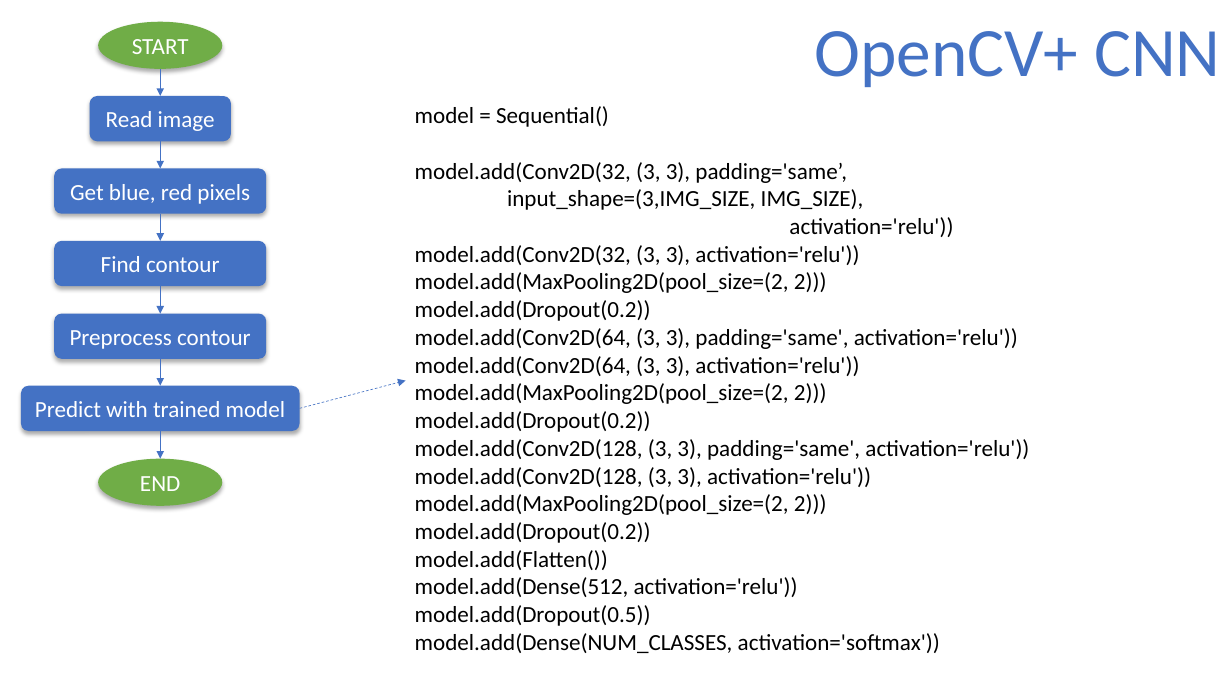
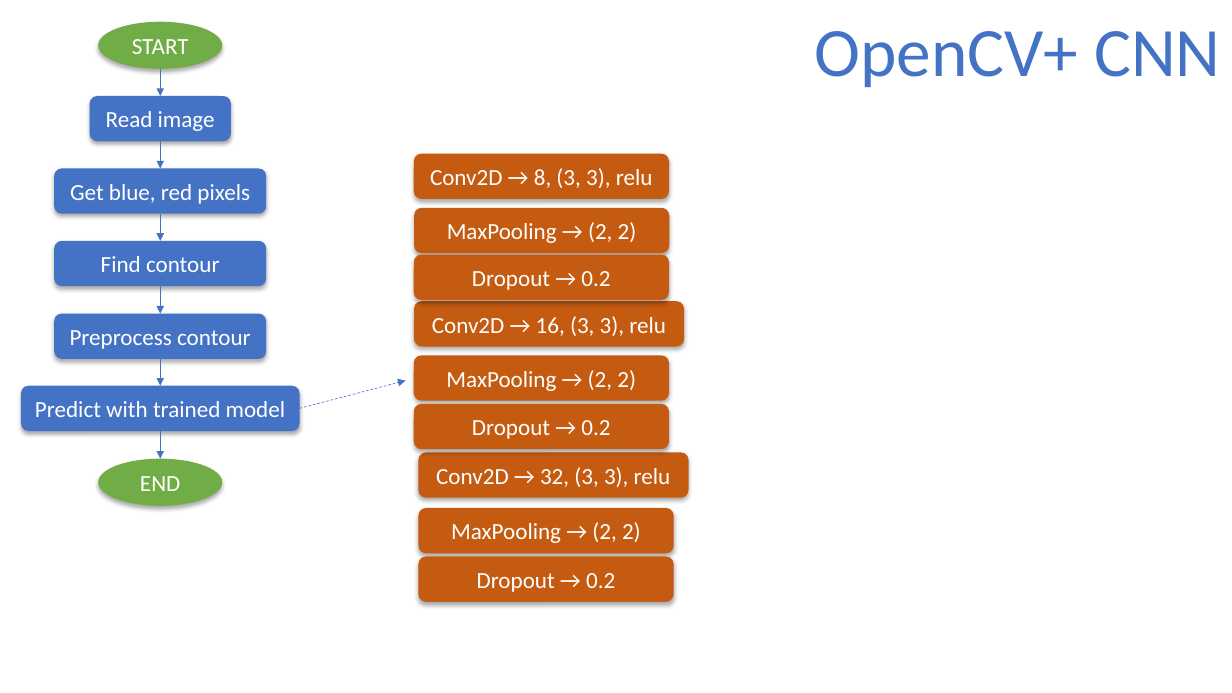
Before and after one commit to fxanhkhoa/final-thesis-autocar-opencv-cnn-yolov3, a slide deck: slide 4 of documents/Flowchart/Python_Image_Processing.pptx. Drawn at 1232x693 pixels with LibreOffice and Linux fonts; fonts in the diff are those of the drawing. Boxes give left, top, right and bottom in pixels: in the first picture for what was removed or moved away, otherwise in the second. Text is boxed around its words. In the diff, an @@ line names an element or a change of style, - is before the commit and + after.

```diff
--- a/documents/Flowchart/Python_Image_Processing.pptx
+++ b/documents/Flowchart/Python_Image_Processing.pptx
@@ text removed at (415,106,1029,653) @@
-model = Sequential()
-model.add(Conv2D(32, (3, 3), padding='same’, input_shape=(3,IMG_SIZE, IMG_SIZE),
-activation='relu'))
-model.add(Conv2D(32, (3, 3), activation='relu'))
-model.add(MaxPooling2D(pool_size=(2, 2)))
-model.add(Dropout(0.2))
-model.add(Conv2D(64, (3, 3), padding='same', activation='relu'))
-model.add(Conv2D(64, (3, 3), activation='relu'))
-model.add(MaxPooling2D(pool_size=(2, 2)))
-model.add(Dropout(0.2))
-model.add(Conv2D(128, (3, 3), padding='same', activation='relu'))
-model.add(Conv2D(128, (3, 3), activation='relu'))
-model.add(MaxPooling2D(pool_size=(2, 2)))
-model.add(Dropout(0.2))
-model.add(Flatten())
-model.add(Dense(512, activation='relu'))
-model.add(Dropout(0.5))
-model.add(Dense(NUM_CLASSES, activation='softmax'))
@@ rounded rectangle added at (414,153,669,199), fill #C55A11, 18 pt, text #FFFFFF @@
+Conv2D → 8, (3, 3), relu
@@ rounded rectangle added at (414,208,669,253), fill #C55A11, 18 pt, text #FFFFFF @@
+MaxPooling → (2, 2)
@@ rounded rectangle added at (414,254,669,299), fill #C55A11, 18 pt, text #FFFFFF @@
+Dropout → 0.2
@@ rounded rectangle added at (414,301,684,347), fill #C55A11, 18 pt, text #FFFFFF @@
+Conv2D → 16, (3, 3), relu
@@ rounded rectangle added at (414,356,669,401), fill #C55A11, 18 pt, text #FFFFFF @@
+MaxPooling → (2, 2)
@@ rounded rectangle added at (414,404,669,449), fill #C55A11, 18 pt, text #FFFFFF @@
+Dropout → 0.2
@@ rounded rectangle added at (419,453,689,498), fill #C55A11, 18 pt, text #FFFFFF @@
+Conv2D → 32, (3, 3), relu
@@ rounded rectangle added at (419,508,674,554), fill #C55A11, 18 pt, text #FFFFFF @@
+MaxPooling → (2, 2)
@@ rounded rectangle added at (419,556,674,602), fill #C55A11, 18 pt, text #FFFFFF @@
+Dropout → 0.2
```
Also in this commit, not shown: 1 other slide changed, 19 other files.
